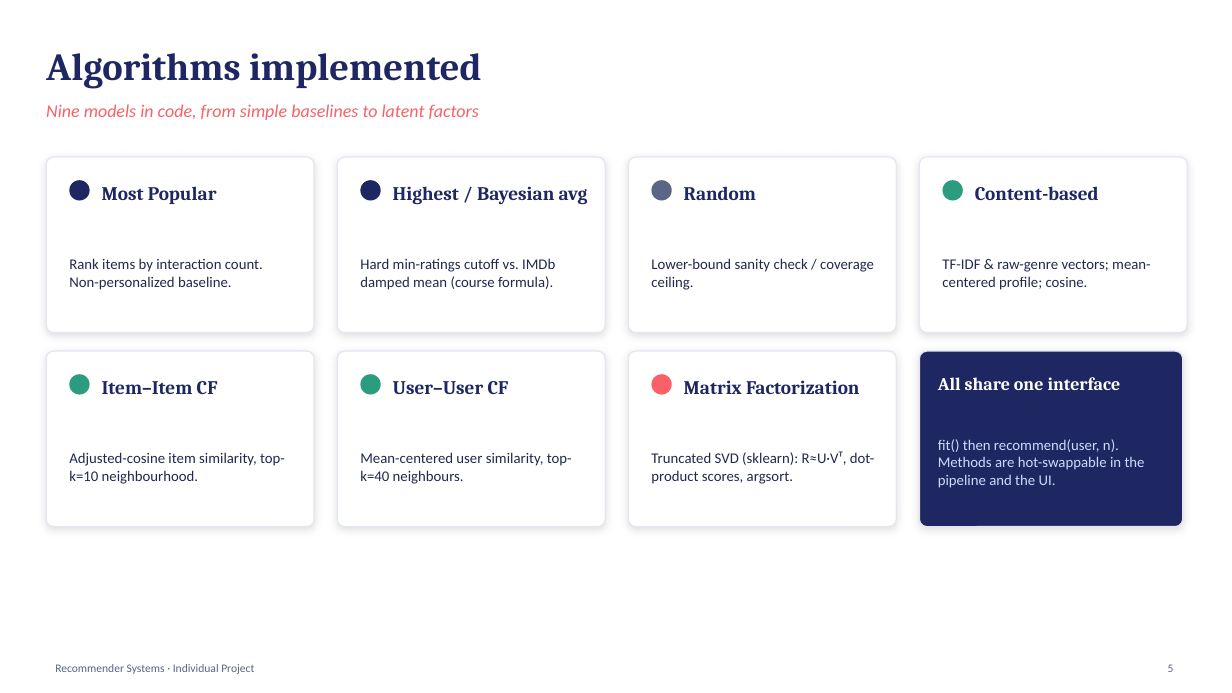
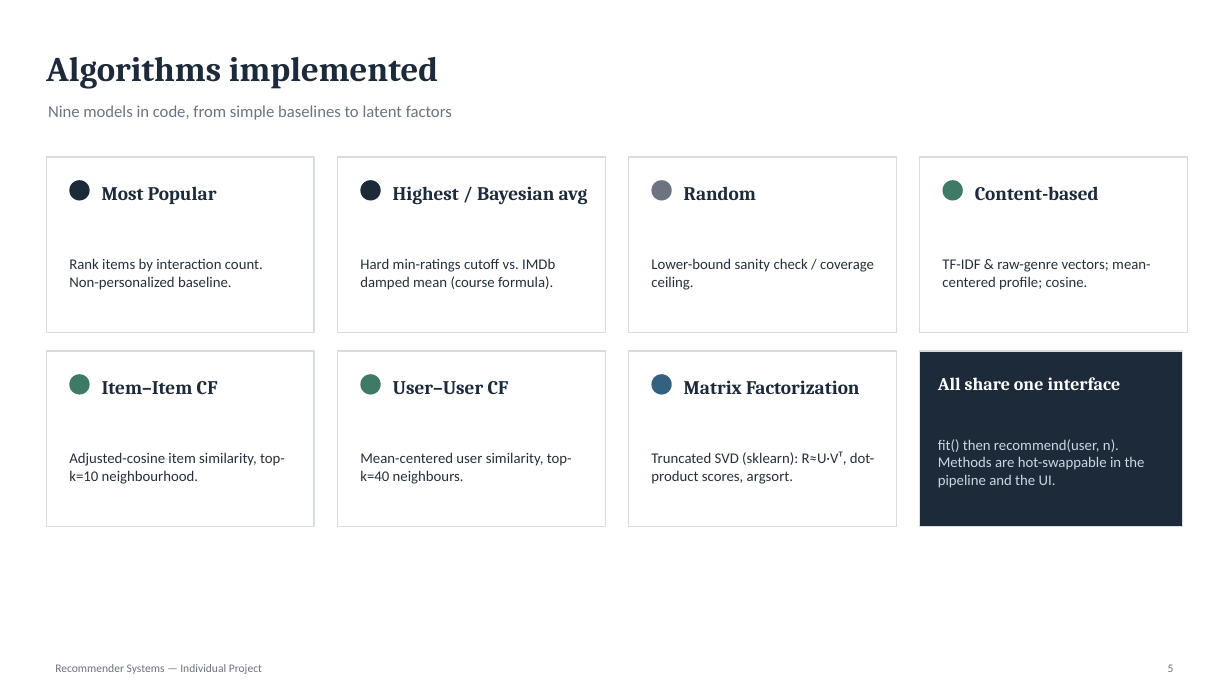
Before and after one commit to francescopolimeni05-cmd/MovieRec, a slide deck: slide 5 of Recommender_Systems_Project.pptx. Drawn at 1232x693 pixels with LibreOffice and Linux fonts; fonts in the diff are those of the drawing. Boxes give left, top, right and bottom in pixels: in the first picture for what was removed or moved away, otherwise in the second. Text is boxed around its words. In the diff, an @@ line names an element or a change of style, - is before the commit and + after.

```diff
--- a/Recommender_Systems_Project.pptx
+++ b/Recommender_Systems_Project.pptx
@@ text "Algorithms implemented" at [46, 57, 438, 89]: size 30 to 27 pt, text colour #1E2761 to #1C2A3A @@
@@ text "Nine models in code, from ..." at [48, 105, 452, 120]: size 14 to 13 pt, text colour #F96167 to #6B7480, italic off @@
@@ ellipse at [69, 180, 90, 201]: fill #1E2761 to #1C2A3A @@
@@ ellipse at [360, 180, 381, 201]: fill #1E2761 to #1C2A3A @@
@@ ellipse at [652, 180, 672, 201]: fill #5B6586 to #6B7480 @@
@@ rounded rectangle to rectangle; outline #E2E7F2 1 pt to #D7DCE3 1 pt; shadow off in 7 elements at [46, 157, 314, 333], [337, 157, 605, 333], [628, 157, 897, 333], [920, 157, 1188, 333], [46, 351, 314, 527], [337, 351, 605, 527], [628, 351, 897, 527] @@
@@ rectangle at [920, 351, 1183, 527]: rounded rectangle to rectangle; fill #1E2761 to #1C2A3A; outline #E2E7F2 1 pt to #D7DCE3 1 pt; shadow off @@
@@ fill #2C9C7F to #3F7A66 in 3 elements at [943, 180, 963, 201], [69, 374, 90, 395], [360, 374, 381, 395] @@
@@ ellipse at [652, 374, 672, 395]: fill #F96167 to #33617E @@
@@ text colour #1E2761 to #1C2A3A in 7 elements at [102, 186, 217, 204], [393, 186, 588, 205], [684, 186, 756, 200], [975, 186, 1099, 200], [102, 381, 218, 394], [393, 381, 509, 394], [684, 380, 860, 394] @@
@@ text colour #21294D to #26303B in 7 elements at [69, 258, 263, 290], [360, 258, 555, 290], [651, 258, 874, 290], [942, 259, 1151, 290], [69, 452, 285, 484], [360, 452, 572, 484], [651, 451, 875, 484] @@
@@ text "fit() then recommend(user, n). Methods ..." at [938, 439, 1145, 488]: text colour #CADCFC to #CDD6E0 @@
@@ text at [55, 664, 262, 674]: text changed; text colour #5B6586 to #6B7480 @@
-Recommender Systems · Individual Project
+Recommender Systems — Individual Project
```
Also in this commit, not shown: 12 other slides changed, 11 other files.
